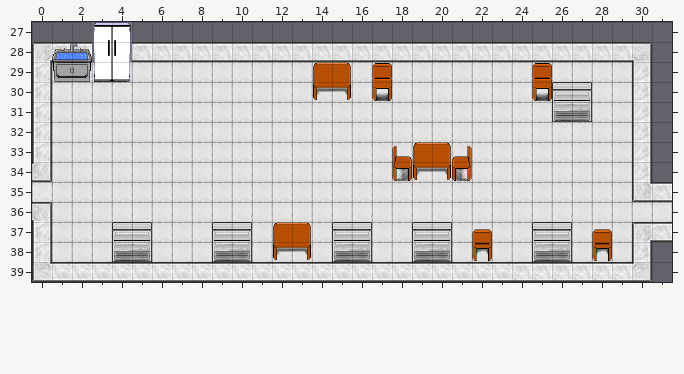
A Tiled map gets an edit: assets/tilemaps/level2.tmx. Above, as it was before the edit.
Cells are 32x32 px. Shown: x 0..31, y 27..39.
Once edited:
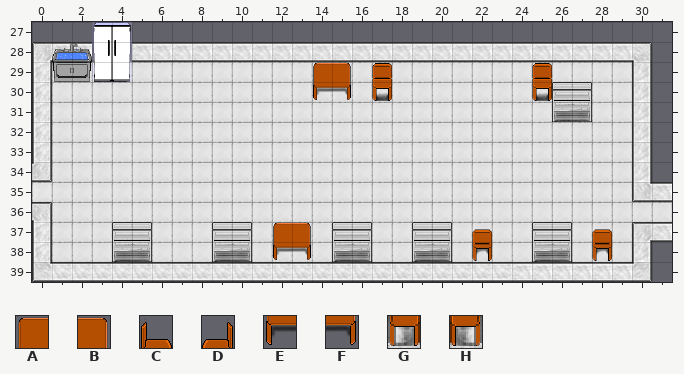
Key: from "newTileset": A 5, B 6, C 7, D 7 flipped left-right, E 25, F 26, G 27, H 27 flipped left-right.
_ is an empty cell.
See-through tiles are keyed as they look on the map.
Diff:
Layer "World":
y 34: x 18 G -> _; x 21 H -> _
Layer "Above Player":
y 33: x 18..21 CABD -> ____
y 34: x 19..20 EF -> __
Changed places in both pictures, as pixel boxes (x1, y1, x2, y2):
removed: (392, 142, 472, 181)
